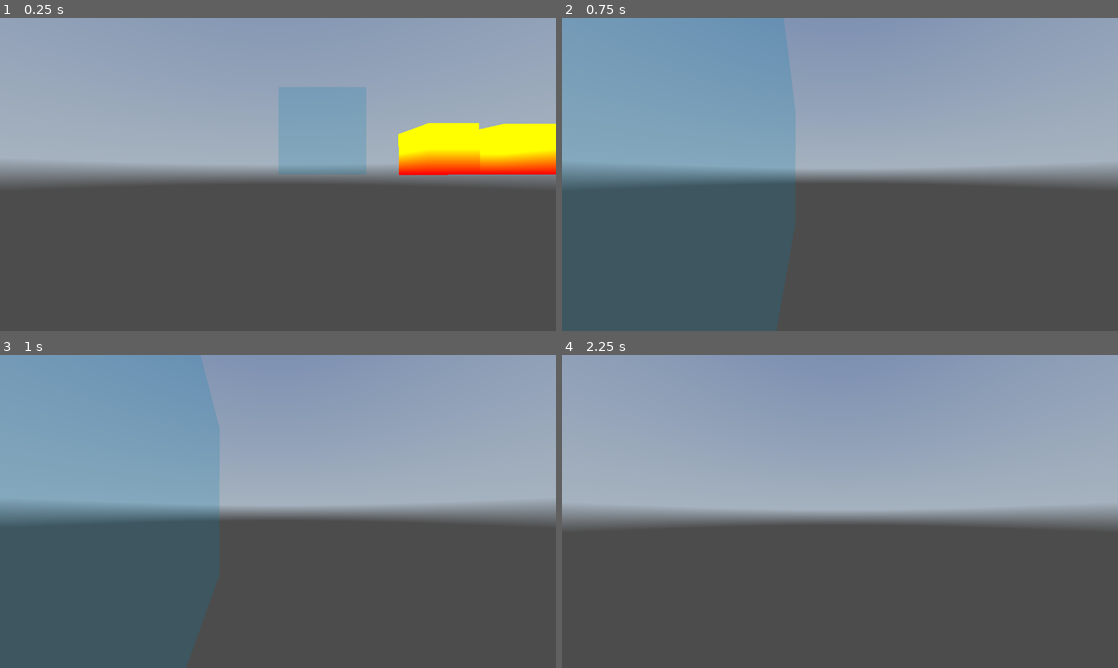
Above: before the commit, frames 1-4 (two rows, left to right).
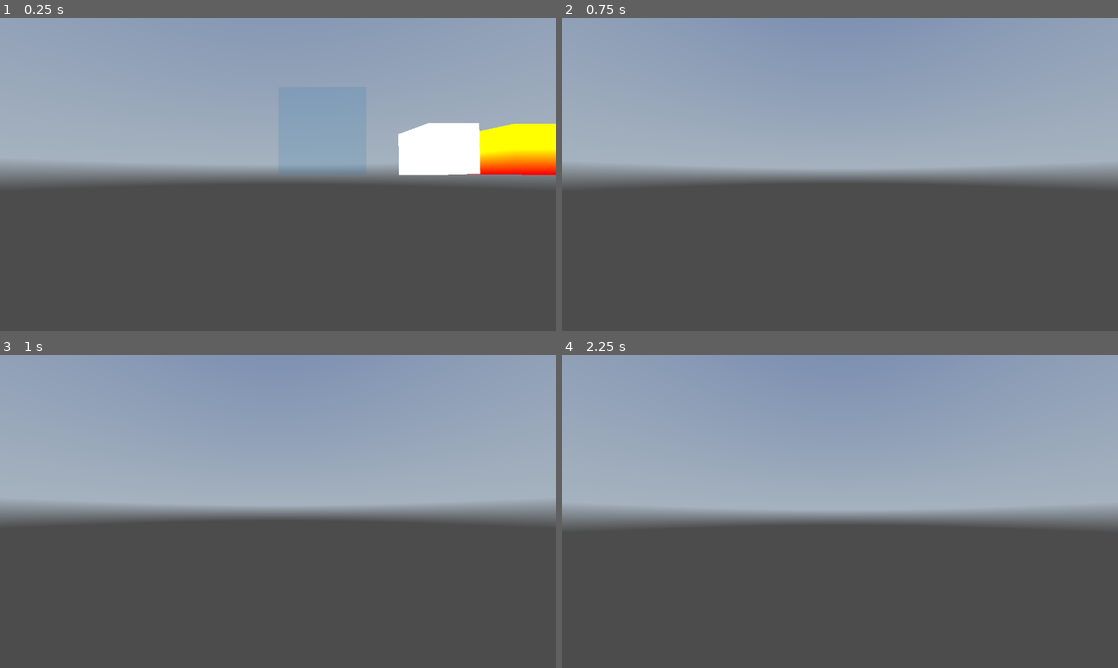
Above: after the commit, the same moments.

Repository: alvaro23LP/visualizador-volumenes
Game: Godot game, scene res://main.tscn
Same seed, same stepped clock (60 frames per second), same inputs: the game is played once before the commit and once after it. A sky picture missing from this copy of the repository is replaced by a grey-blue gradient.
Inputs (mouse positions are in pixels of both pictures, inside the frame that each line leads up to):
- Up to frame 1 (0.25 s): no input
- Up to frame 2 (0.75 s): tap Enter at 0.5 s; move the mouse to (867, 174) at 0.52 s; hold W (move_forward) from 0.53 s (still down); hold 1 (toggle_camera) from 0.53 s (still down)
- Up to frame 3 (1 s): keep holding W (move_forward); keep holding 1 (toggle_camera)
- Up to frame 4 (2.25 s): keep holding W (move_forward); move the mouse to (812, 511) at 1.27 s; release 1 (toggle_camera) at 1.28 s; tap 1 (toggle_camera) at 1.35 s; tap Space (move_up) at 2 s; move the mouse to (851, 505) at 2.02 s; hold 1 (toggle_camera) from 2.03 s (still down)

The runs differ from the first frame. In frame 1, 2.5% of the frame differs, in the area x 71-100%, y 33-51%; in frame 2, 21%, in the area x 0-42%, y 0-51%; in frame 3, 20%; in frame 4, nothing differs.

Commit message:
Reorgnización: archivos renombrados y añadido un ejemplo de trazado de rayos en un mesh

Diff:
--- /dev/null
+++ b/ej_shader_trazado_rayos.gdshader
@@ -0,0 +1,17 @@
+shader_type spatial;
+render_mode unshaded;
+render_mode cull_back;
+//uniform sampler2D screen_texture : hint_screen_texture, repeat_disable, filter_nearest;
+uniform sampler2D viewport_texture;
+
+void fragment() {
+    vec4 tex = textureLod(viewport_texture, SCREEN_UV, 0.0); // textura del primer viewport
+
+	vec3 v = tex.rgb-VERTEX.rgb; // vector desde Vertex a tex
+
+	float modulo_rayos = length(v); // módulo rayos
+	//vec3 rayos = modulo_rayos > 0.0 ? normalize(v) : vec3(0.0); // dirección
+
+	//ALBEDO = rayos;
+	ALBEDO = vec3(modulo_rayos);
+}
--- a/main.gd
+++ b/main.gd
@@ -5,15 +5,25 @@
 @onready var cam_viewport1 := $SubViewport/Camera3D
 @onready var viewport1 := $SubViewport
 @onready var mesh := $Box_delanteras
+@onready var mesh2 := $d_trazado_rayos_ejemplo
 
 func _ready():
 	cam_fp.current = false
 	cam_orbital.current = true
 	cam_viewport1.global_transform = cam_orbital.global_transform
 
+	if viewport1.get_texture():
+		mesh.get_active_material(0).set_shader_parameter("viewport_texture", viewport1.get_texture())
+	if viewport1.get_texture():
+		mesh2.get_active_material(0).set_shader_parameter("viewport_texture", viewport1.get_texture())
+
+
 func _process(_delta):
 	if viewport1.get_texture():
 		mesh.get_active_material(0).set_shader_parameter("viewport_texture", viewport1.get_texture())
+
+	if viewport1.get_texture():
+		mesh2.get_active_material(0).set_shader_parameter("viewport_texture", viewport1.get_texture())
 
 	if cam_fp.current:
 		cam_viewport1.global_transform = cam_fp.global_transform
--- a/main.tscn
+++ b/main.tscn
@@ -1,12 +1,13 @@
-[gd_scene load_steps=21 format=3 uid="uid://rw8yh8i2xcl2"]
+[gd_scene load_steps=26 format=3 uid="uid://rw8yh8i2xcl2"]
 
 [ext_resource type="Script" path="res://main.gd" id="1_k14sq"]
 [ext_resource type="Script" path="res://orbital_camera.gd" id="2_4j55b"]
 [ext_resource type="Texture2D" uid="uid://cygi8smdo04yi" path="res://wide_street_01_8k.hdr" id="2_6nxq5"]
 [ext_resource type="Script" path="res://first_person.gd" id="3_y7tog"]
 [ext_resource type="Shader" path="res://cull_front.gdshader" id="6_bvffo"]
-[ext_resource type="Shader" path="res://fragmentShader_caras_delanteras.gdshader" id="6_rri73"]
-[ext_resource type="Shader" path="res://fragmentShader_caras_traseras.gdshader" id="7_8tbfs"]
+[ext_resource type="Shader" path="res://shader2_trazado_rayos.gdshader" id="6_rri73"]
+[ext_resource type="Shader" path="res://shader1_traseras.gdshader" id="7_8tbfs"]
+[ext_resource type="Shader" path="res://ej_shader_trazado_rayos.gdshader" id="9_583dn"]
 [ext_resource type="Shader" path="res://cull_back.gdshader" id="10_snekh"]
 
 [sub_resource type="PanoramaSkyMaterial" id="PanoramaSkyMaterial_bbb1s"]
@@ -41,18 +42,34 @@
 
 [sub_resource type="ShaderMaterial" id="ShaderMaterial_jq354"]
 render_priority = 0
-shader = ExtResource("6_bvffo")
+shader = ExtResource("10_snekh")
 
 [sub_resource type="BoxMesh" id="BoxMesh_bhue1"]
 material = SubResource("ShaderMaterial_jq354")
 size = Vector3(2, 2, 2)
 
-[sub_resource type="ShaderMaterial" id="ShaderMaterial_8xp8k"]
+[sub_resource type="ShaderMaterial" id="ShaderMaterial_2bubt"]
 render_priority = 0
-shader = ExtResource("10_snekh")
+shader = ExtResource("6_bvffo")
 
-[sub_resource type="BoxMesh" id="BoxMesh_0h0i6"]
-material = SubResource("ShaderMaterial_8xp8k")
+[sub_resource type="BoxMesh" id="BoxMesh_pkcrt"]
+material = SubResource("ShaderMaterial_2bubt")
+size = Vector3(2, 2, 2)
+
+[sub_resource type="ShaderMaterial" id="ShaderMaterial_ukurx"]
+render_priority = 0
+shader = ExtResource("9_583dn")
+
+[sub_resource type="BoxMesh" id="BoxMesh_psp2i"]
+material = SubResource("ShaderMaterial_ukurx")
+size = Vector3(2, 2, 2)
+
+[sub_resource type="ShaderMaterial" id="ShaderMaterial_lljc3"]
+render_priority = 0
+shader = ExtResource("7_8tbfs")
+
+[sub_resource type="BoxMesh" id="BoxMesh_4xnss"]
+material = SubResource("ShaderMaterial_lljc3")
 size = Vector3(2, 2, 2)
 
 [node name="Node3D" type="Node3D"]
@@ -63,7 +80,6 @@
 environment = SubResource("Environment_so7h2")
 
 [node name="OrbitalCamera" type="Node3D" parent="."]
-visible = false
 script = ExtResource("2_4j55b")
 
 [node name="Camera3D" type="Camera3D" parent="OrbitalCamera"]
@@ -71,12 +87,10 @@
 cull_mask = 1048573
 
 [node name="FirstPerson" type="CharacterBody3D" parent="."]
-transform = Transform3D(0.0170511, 0, 0.999855, 0, 1, 0, -0.999855, 0, 0.0170511, 5.13332, 0.273078, -0.0345898)
-visible = false
+transform = Transform3D(0.0170511, 0, 0.999855, 0, 1, 0, -0.999855, 0, 0.0170511, 0, 0, 4.78343)
 script = ExtResource("3_y7tog")
 
 [node name="Camera3D" type="Camera3D" parent="FirstPerson"]
-visible = false
 cull_mask = 1048573
 fov = 90.0
 
@@ -93,20 +107,29 @@
 layers = 2
 mesh = SubResource("BoxMesh_8tvoi")
 
-[node name="MeshInstance3D" type="MeshInstance3D" parent="."]
-transform = Transform3D(1, 0, 0, 0, 1, 0, 0, 0, 1, 9.89565, 1, 1)
+[node name="cull_back_ejemplo" type="MeshInstance3D" parent="."]
+transform = Transform3D(1, 0, 0, 0, 1, 0, 0, 0, 1, 10.2801, 1, 1)
 mesh = SubResource("BoxMesh_bhue1")
 
-[node name="MeshInstance3D2" type="MeshInstance3D" parent="."]
+[node name="cull_front_ejemplo" type="MeshInstance3D" parent="."]
+transform = Transform3D(1, 0, 0, 0, 0.999777, 0.0211169, 0, -0.0211169, 0.999777, 12.9394, 1, 1)
+mesh = SubResource("BoxMesh_pkcrt")
+
+[node name="d_trazado_rayos_ejemplo" type="MeshInstance3D" parent="."]
 transform = Transform3D(1, 0, 0, 0, 0.999777, 0.0211169, 0, -0.0211169, 0.999777, 6.89565, 1, 1)
-mesh = SubResource("BoxMesh_0h0i6")
+mesh = SubResource("BoxMesh_psp2i")
+
+[node name="t_trazado_rayos_ejemplo" type="MeshInstance3D" parent="."]
+transform = Transform3D(1, 0, 0, 0, 0.999777, 0.0211169, 0, -0.0211169, 0.999777, 6.89565, 1, 1)
+layers = 2
+mesh = SubResource("BoxMesh_4xnss")
 
 [node name="SubViewport" type="SubViewport" parent="."]
 transparent_bg = true
 use_hdr_2d = true
+canvas_cull_mask = 4293918722
 size = Vector2i(1280, 720)
 render_target_update_mode = 4
 
 [node name="Camera3D" type="Camera3D" parent="SubViewport"]
-visible = false
 cull_mask = 2
--- a/fragmentShader_caras_traseras.gdshader
+++ b/shader1_traseras.gdshader
@@ -4,5 +4,5 @@
 
 void fragment() {
 	ALBEDO = VERTEX.rgb;
-	//ALBEDO = vec3(1.0, 1.0, 0.5);
+	//ALBEDO = vec3(1.0, 0.0, 0.0);
 }
--- a/fragmentShader_caras_delanteras.gdshader
+++ b/shader2_trazado_rayos.gdshader
@@ -6,7 +6,7 @@
 
 float funcion_densidad(vec3 p) {
     vec3 center = vec3(0.5,0.5,0.5); // Centro de la esfera
-    float radius = 0.5;      // Radio de la esfera
+    float radius = 0.25;      // Radio de la esfera
 
     if (distance(p, center) < radius) {
         return 1.0;
@@ -18,15 +18,17 @@
 void fragment() {
     vec4 tex = textureLod(viewport_texture, SCREEN_UV, 0.0); // textura del primer viewport
 
-    vec3 ray_dir = normalize((tex.rgb-VERTEX.rgb)); // dirección
+	vec3 v = tex.rgb-VERTEX.rgb; // vector desde Vertex a tex
+
     float paso = 0.04; // distancia entre pasos
     vec3 p;
 	bool hit = false;
-	float v = length(tex.rgb-VERTEX.rgb);
+	float dis = length(v); // módulo
+	vec3 ray_dir = dis > 0.0 ? normalize(v) : vec3(0.0); // dirección
 
 
-	for (float t = 0.0; t < v; t += paso) {
-        p = VERTEX.rgb + ray_dir * t;
+	for (float t = 0.0; t < dis; t += paso) {
+        p = VERTEX.rgb + (ray_dir * t);
 
         float density = funcion_densidad(p);
 
@@ -35,11 +37,12 @@
             break;
         }
     }
-	if (hit) {
+	if (hit) { //pintamos la esfera
         ALBEDO = vec3(0.0, 0.0, 1.0);
         ALPHA = 1.0;
     } else {
-        ALBEDO = vec3(0.0,0.5,0.7);
+        ALBEDO = vec3(0.2,0.5,0.7);
         ALPHA = 0.2;
     }
+	//ALBEDO = vec3(v);
 }
